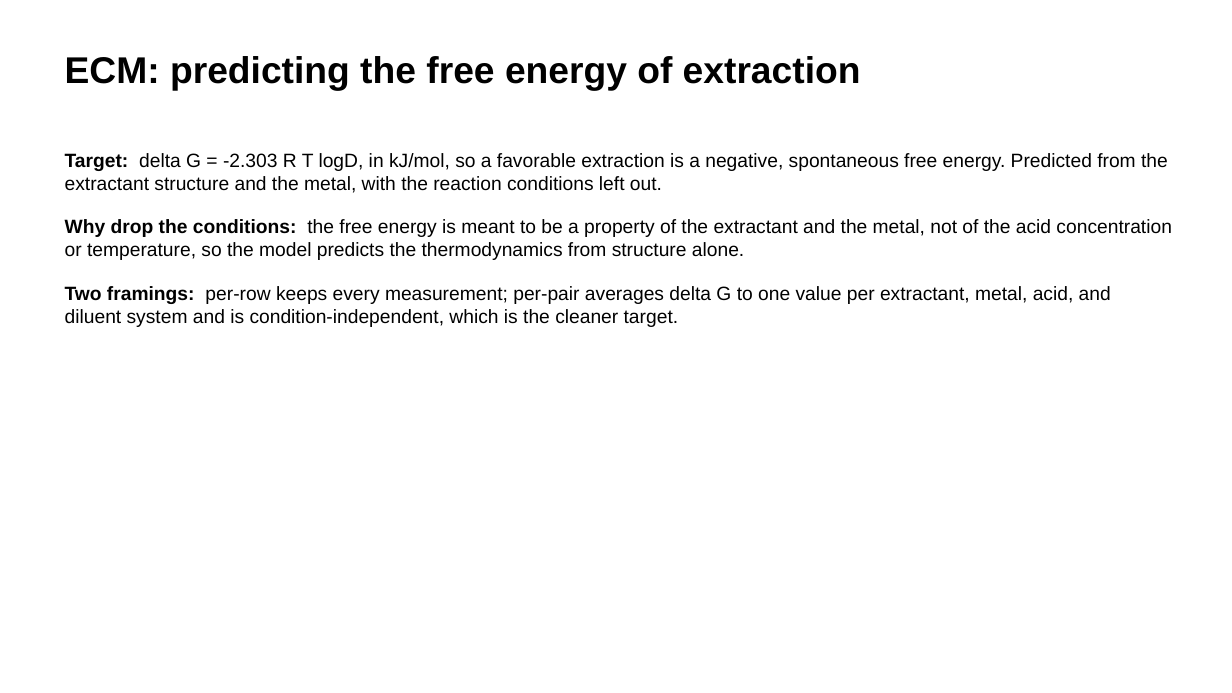
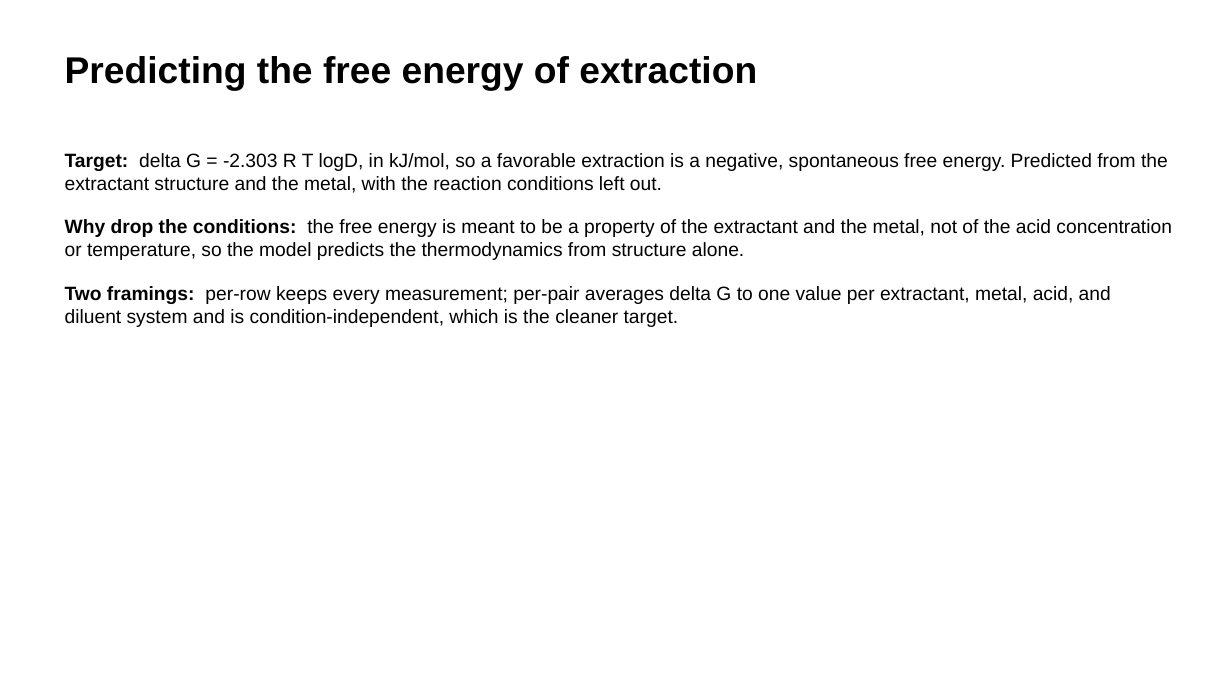
Before and after one commit to SkyEpstein/Machine-learning-to-separate-f-elements-2, a slide deck: slide 23 of docs/REE_Results_Slides_Final.pptx. Drawn at 1232x693 pixels with LibreOffice and Linux fonts; fonts in the diff are those of the drawing. Boxes give left, top, right and bottom in pixels: in the first picture for what was removed or moved away, otherwise in the second. Text is boxed around its words. In the diff, an @@ line names an element or a change of style, - is before the commit and + after.

```diff
--- a/docs/REE_Results_Slides_Final.pptx
+++ b/docs/REE_Results_Slides_Final.pptx
@@ text at box(65, 56, 757, 91): text changed @@
-ECM: predicting the free energy of extraction
+Predicting the free energy of extraction
```
Also in this commit, not shown: 2 other slides changed, 12 other files.
